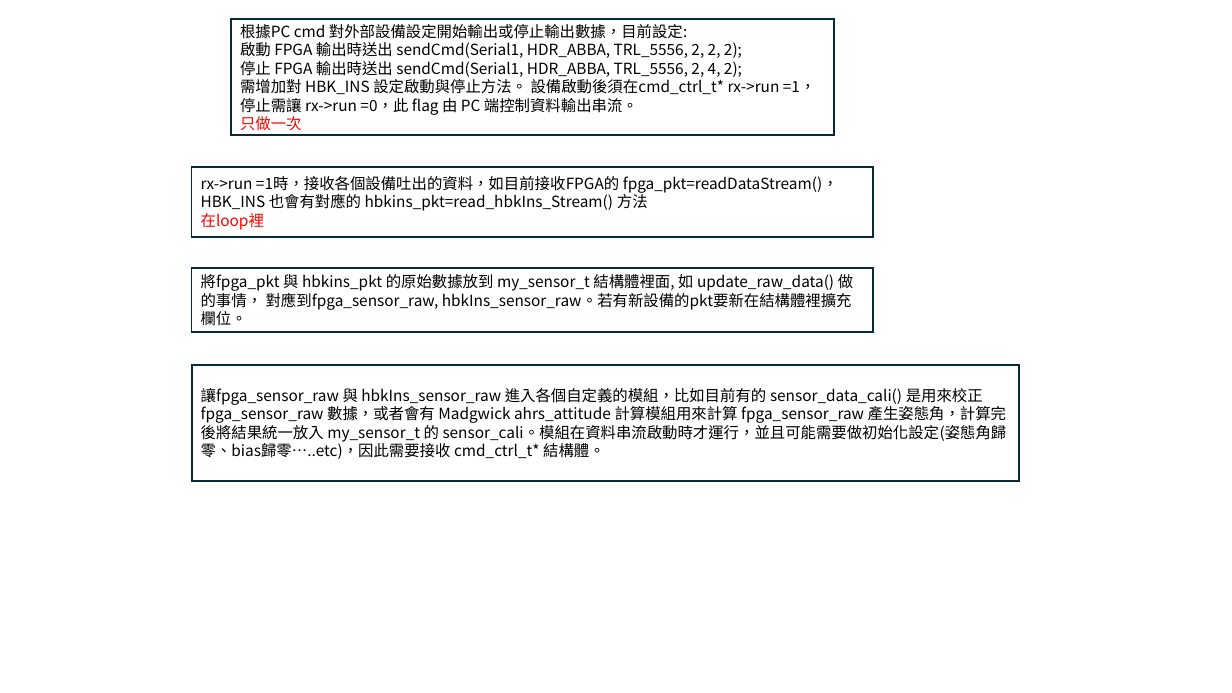
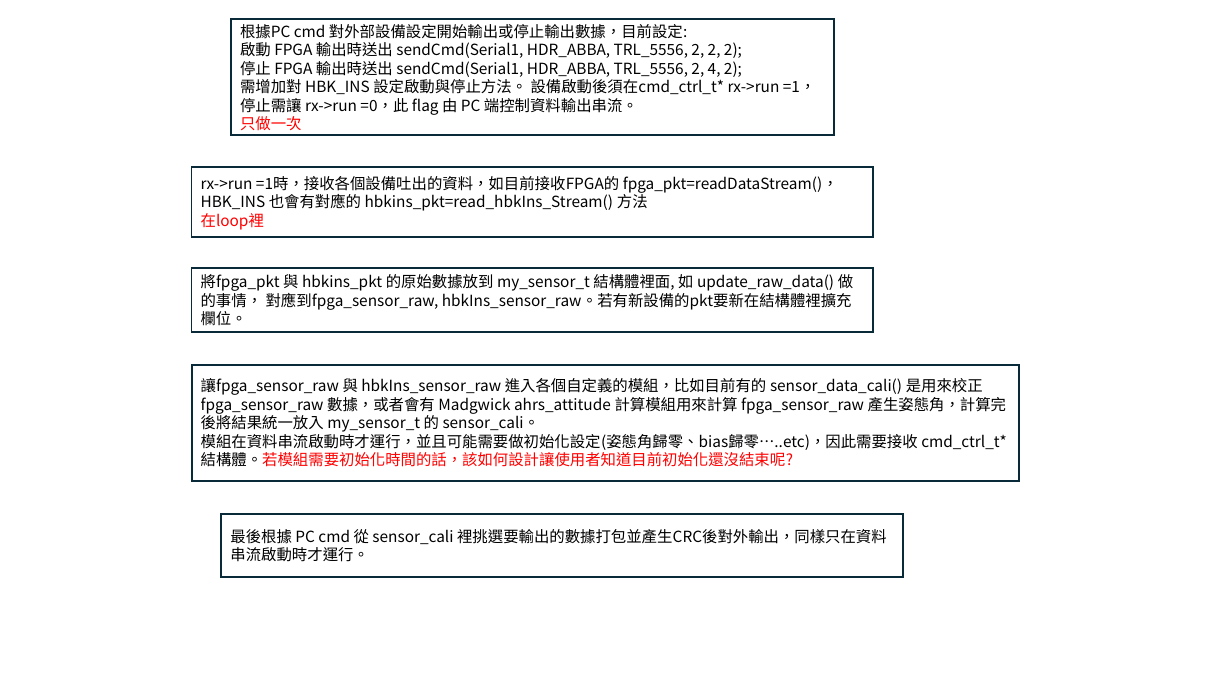
Before and after one commit to adamShiau/adamShiau_Arduino, a slide deck: slide 1 of HINS_MCU_V3.0/doc/輸出架構變更.pptx. Drawn at 1232x693 pixels with LibreOffice and Linux fonts; fonts in the diff are those of the drawing. Boxes give left, top, right and bottom in pixels: in the first picture for what was removed or moved away, otherwise in the second. Text is boxed around its words. In the diff, an @@ line names an element or a change of style, - is before the commit and + after.

```diff
--- a/HINS_MCU_V3.0/doc/輸出架構變更.pptx
+++ b/HINS_MCU_V3.0/doc/輸出架構變更.pptx
@@ text in rectangle at (201,378,1007,467): text changed @@
-讓fpga_sensor_raw 與 hbkIns_sensor_raw 進入各個自定義的模組，比如目前有的 sensor_data_cali() 是用來校正 fpga_sensor_raw 數據，或者會有 Madgwick ahrs_attitude 計算模組用來計算 fpga_sensor_raw 產生姿態角，計算完後將結果統一放入 my_sensor_t 的 sensor_cali。模組在資料串流啟動時才運行，並且可能需要做初始化設定(姿態角歸零、bias歸零…..etc)，因此需要接收 cmd_ctrl_t* 結構體。
+讓fpga_sensor_raw 與 hbkIns_sensor_raw 進入各個自定義的模組，比如目前有的 sensor_data_cali() 是用來校正 fpga_sensor_raw 數據，或者會有 Madgwick ahrs_attitude 計算模組用來計算 fpga_sensor_raw 產生姿態角，計算完後將結果統一放入 my_sensor_t 的 sensor_cali。
+模組在資料串流啟動時才運行，並且可能需要做初始化設定(姿態角歸零、bias歸零…..etc)，因此需要接收 cmd_ctrl_t* 結構體。若模組需要初始化時間的話，該如何設計讓使用者知道目前初始化還沒結束呢?
@@ rectangle added at (222,514,904,578), fill #FFFFFF, outline #092A39 1.5 pt, 12 pt, text #000000 @@
+最後根據 PC cmd 從 sensor_cali 裡挑選要輸出的數據打包並產生CRC後對外輸出，同樣只在資料串流啟動時才運行。
```
Also in this commit, not shown: 15 other files.
